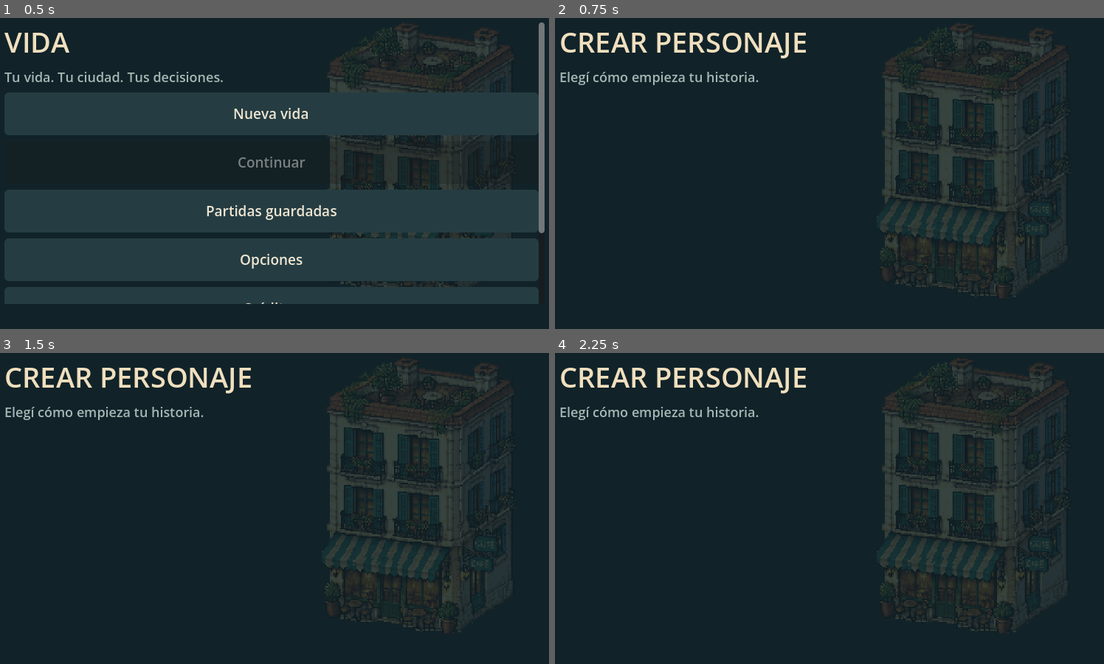
Above: before the commit, frames 1-4 (two rows, left to right).
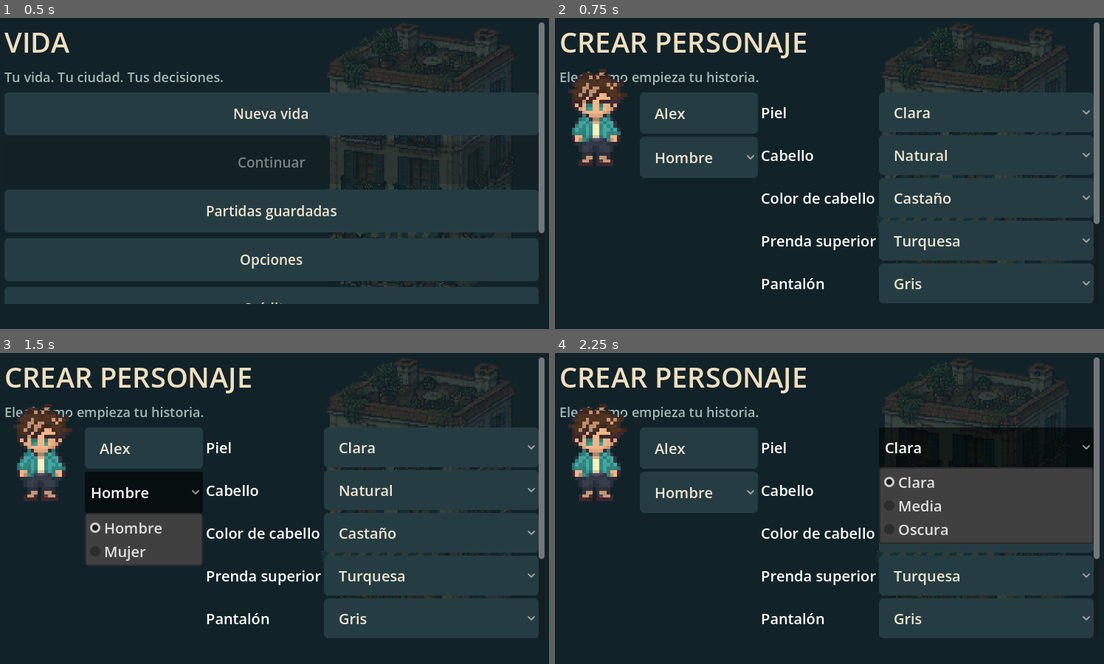
Above: after the commit, the same moments.

Repository: AgustinWojtyszyn/Life--simulador-de-vida
Game: Godot game, scene res://scenes/app.tscn
Two runs of this game, one before a commit and one after it. Both use one fixed random seed, a clock stepped at 60 frames per second and the inputs below.
Inputs (mouse positions are in pixels of both pictures, inside the frame that each line leads up to):
- Up to frame 1 (0.5 s): no input
- Up to frame 2 (0.75 s): click "Nueva vida" at 0.5 s
- Up to frame 3 (1.5 s): click (142, 492) at 1.25 s, where only the run after the commit has a clickable "Hombre"
- Up to frame 4 (2.25 s): click (988, 446) at 2 s, where only the run after the commit has a clickable "Clara"

Frame 1 is identical in both runs. In frame 2, 23% of the frame differs, in the area x 2-100%, y 1-92%; in frame 3, 26%; in frame 4, 27%.
Error before the commit: Parse Error: Invalid operands "float" and "Vector2" for "+" operator. (res://scripts/character_visual.gd:112)

Commit message:
fix: correct procedural activity scale vector math

Diff:
--- a/scripts/character_visual.gd
+++ b/scripts/character_visual.gd
@@ -104,12 +104,12 @@
 	# authored yet. This keeps cooking, TV, shopping, showering and football
 	# visibly active instead of freezing the character in place.
 	set_art("idle", "south", 0)
-	var bob := sin(activity_phase * 7.0)
-	var lean := sin(activity_phase * 4.2)
+	var bob: float = sin(activity_phase * 7.0)
+	var lean: float = sin(activity_phase * 4.2)
 	sprite.position = base_sprite_position + Vector2(lean * 1.4, -absf(bob) * 2.2)
 	sprite.rotation = lean * (0.06 if state in ["kick", "eat", "browse"] else 0.035)
 	if state == "kick":
-		sprite.scale = base_sprite_scale * (1.0 + Vector2(absf(bob) * 0.05, -absf(bob) * 0.03))
+		sprite.scale = base_sprite_scale * (Vector2.ONE + Vector2(absf(bob) * 0.05, -absf(bob) * 0.03))
 	elif state in ["pc", "tv", "browse"]:
 		sprite.scale = base_sprite_scale * Vector2(1.0 + lean * 0.015, 1.0)
 	pose = state
